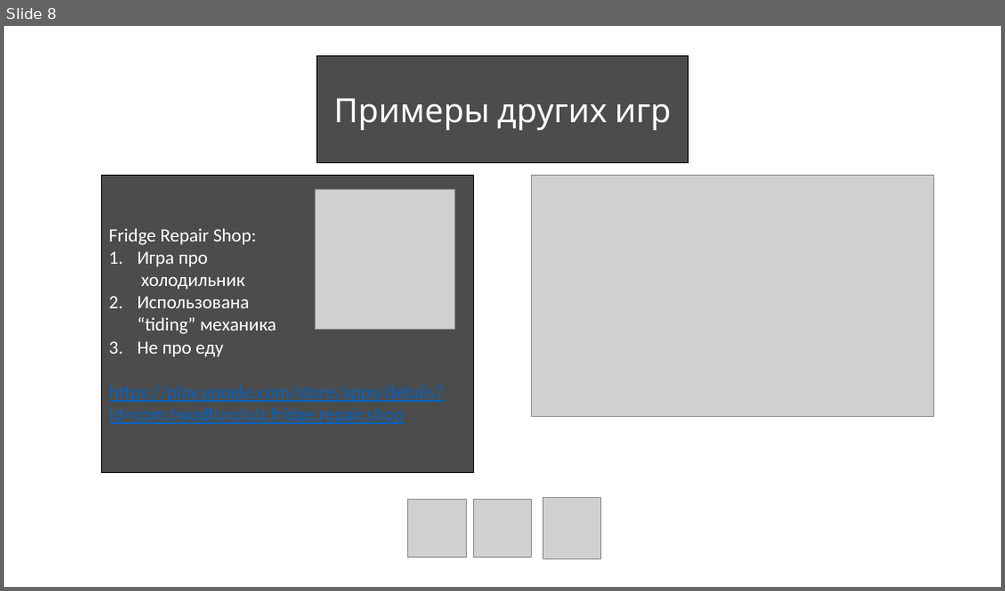
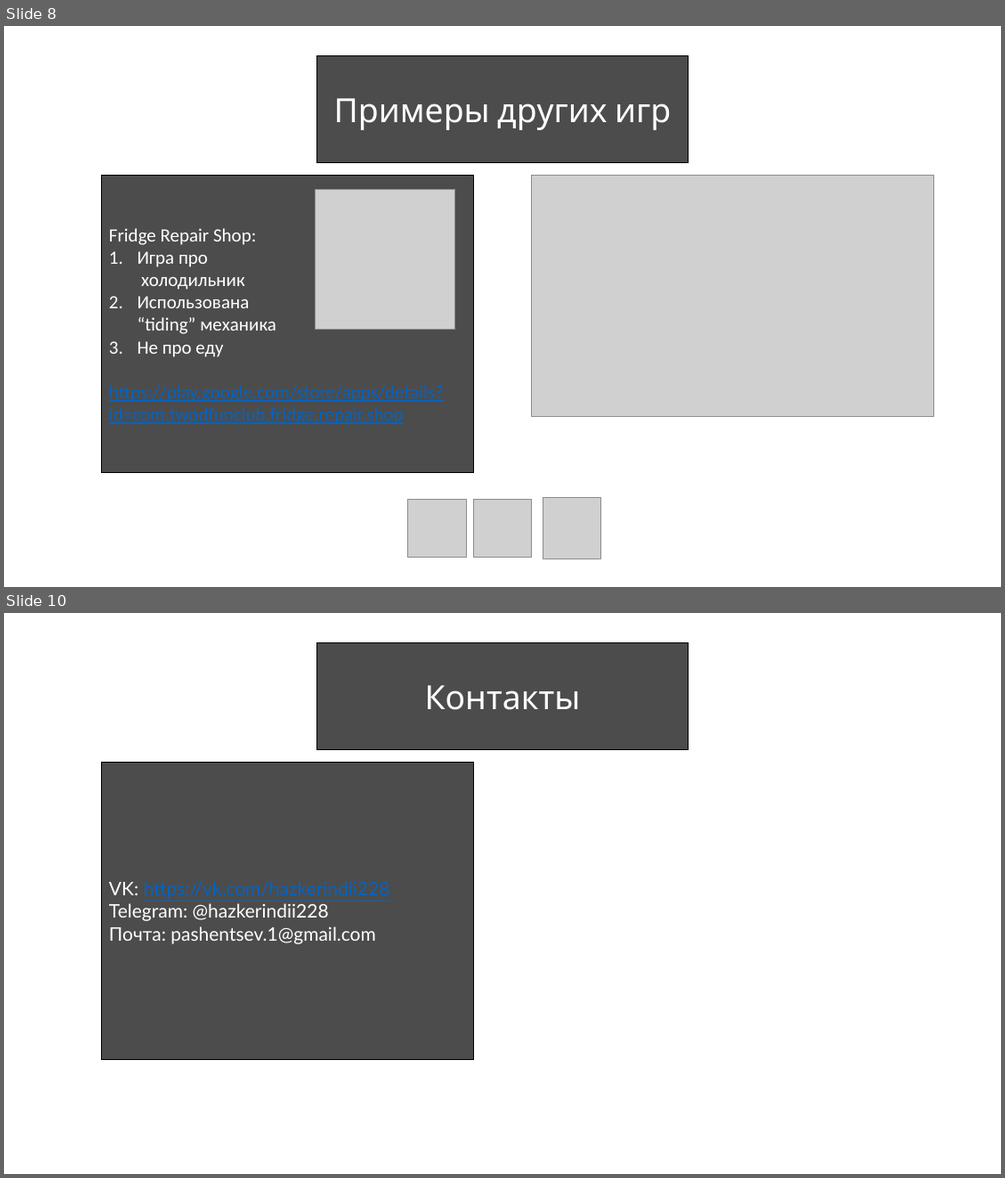
Before and after one commit to PavelGem-13g/HSE_holidays, a slide deck: Презента_Курсовая.pptx. Shown one above the other, each under a label of ours: slide 8 before the commit, slides 8 and 10 after it; the slides between them are not shown. The pictures are 1005x591 and 1005x1178 pixels, drawn with LibreOffice and Linux fonts; fonts in the diff are those of the drawing; grey boxes stand for pictures; background and template pictures are left out. Boxes give left, top, right and bottom in pixels: in the first picture for what was removed or moved away, otherwise in the second. Text is boxed around its words. In the diff, an @@ line names an element or a change of style, - is before the commit and + after.

```diff
--- a/Презента_Курсовая.pptx
+++ b/Презента_Курсовая.pptx
@@ slide 10 added at (x1=4, y1=613, x2=1001, y2=1174), background picture (left out) @@
@@ rectangle added at (x1=316, y1=643, x2=688, y2=750), fill #000000 at 70% opacity, outline #000000 1 pt, 32 pt, text #FFFFFF @@
+Контакты
@@ rectangle added at (x1=102, y1=763, x2=474, y2=1060), fill #000000 at 70% opacity, outline #000000 1 pt, 18 pt, text #FFFFFF @@
+VK: https://vk.com/hazkerindii228
+Telegram: @hazkerindii228
+Почта: pashentsev.1@gmail.com
```
Also in this commit, not shown: 4 slides changed, 1 other file.
